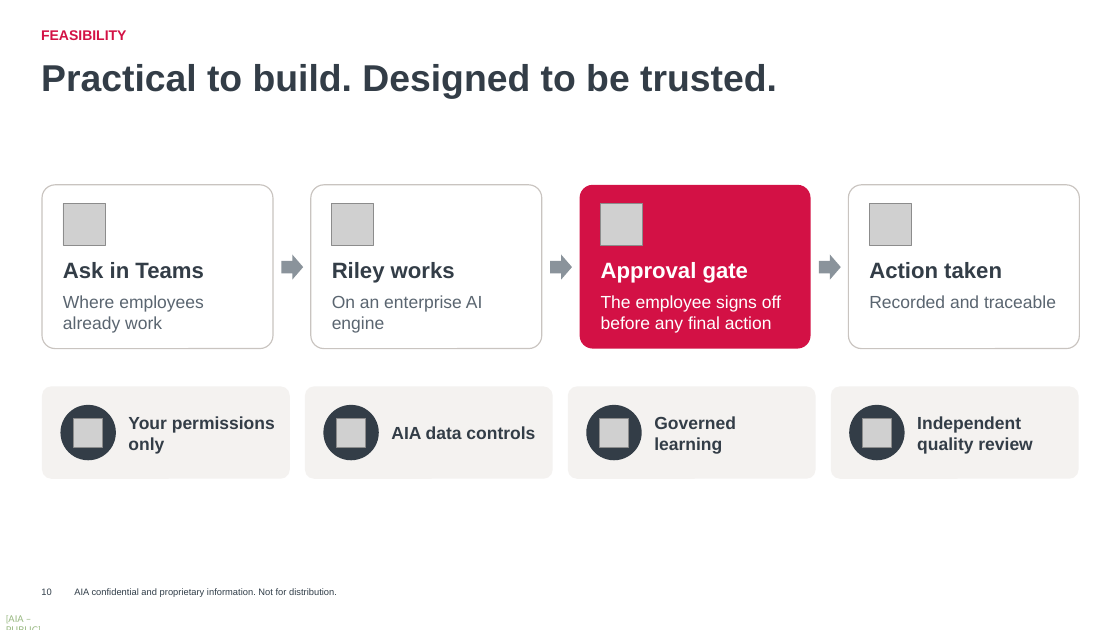
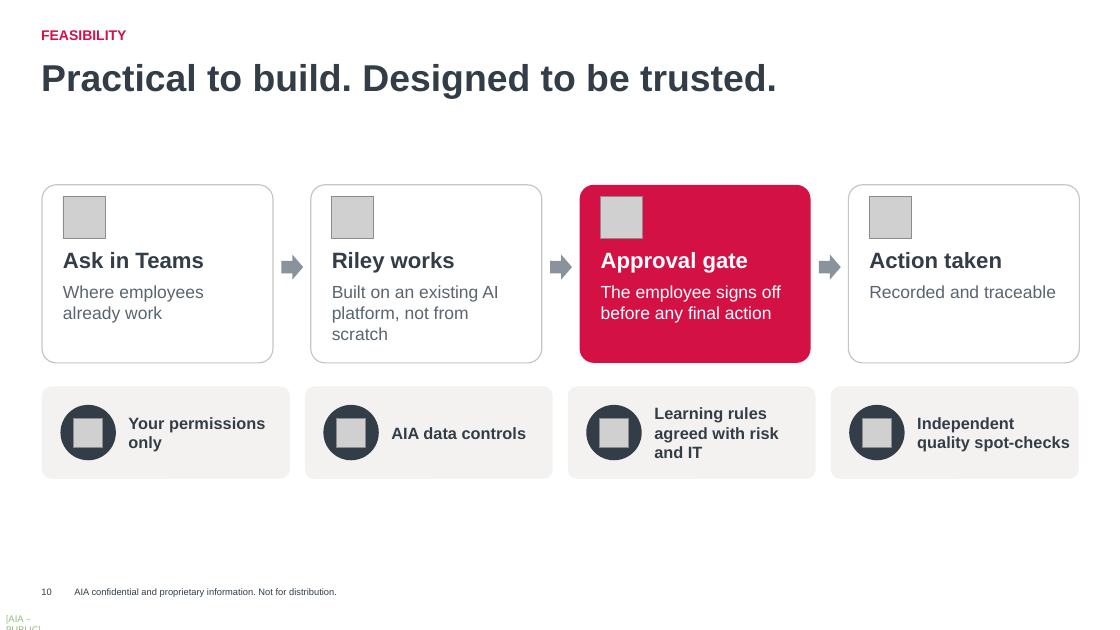
Before and after one commit to harrysokool/playground, a slide deck: slide 10 of ppt/group_inno_award/Riley_Submission_Deck_Opus.pptx. Drawn at 1120x630 pixels with LibreOffice and Linux fonts; fonts in the diff are those of the drawing; grey boxes stand for pictures; background and template pictures are left out. Boxes give left, top, right and bottom in pixels: in the first picture for what was removed or moved away, otherwise in the second. Text is boxed around its words. In the diff, an @@ line names an element or a change of style, - is before the commit and + after.

Commit message:
update ppt

```diff
--- a/ppt/group_inno_award/Riley_Submission_Deck_Opus.pptx
+++ b/ppt/group_inno_award/Riley_Submission_Deck_Opus.pptx
@@ rounded rectangle resized from (x1=42, y1=185, x2=273, y2=349) to (x1=42, y1=185, x2=273, y2=363) @@
@@ rounded rectangle resized from (x1=311, y1=185, x2=542, y2=349) to (x1=311, y1=185, x2=542, y2=363) @@
@@ rounded rectangle resized from (x1=580, y1=185, x2=811, y2=349) to (x1=580, y1=185, x2=811, y2=363) @@
@@ rounded rectangle resized from (x1=849, y1=185, x2=1080, y2=349) to (x1=849, y1=185, x2=1080, y2=363) @@
@@ 4 pictures moved together from (x1=63, y1=203, x2=912, y2=245) to (x1=63, y1=197, x2=912, y2=239) @@
@@ 4 texts moved together from (x1=63, y1=262, x2=1002, y2=283) to (x1=63, y1=252, x2=1002, y2=273) @@
@@ text "Where employees already work" moved from (x1=63, y1=295, x2=204, y2=333) to (x1=63, y1=285, x2=204, y2=323) @@
@@ text at (x1=332, y1=285, x2=498, y2=340): text changed @@
-On an enterprise AI engine
+Built on an existing AI platform, not from scratch
@@ text "The employee signs off before ..." moved from (x1=601, y1=295, x2=781, y2=333) to (x1=601, y1=285, x2=781, y2=323) @@
@@ text "Recorded and traceable" moved from (x1=869, y1=295, x2=1056, y2=308) to (x1=869, y1=285, x2=1056, y2=298) @@
@@ text "Your permissions only" at (x1=128, y1=417, x2=265, y2=452): size 15 to 14 pt @@
@@ text "AIA data controls" at (x1=391, y1=427, x2=526, y2=439): size 15 to 14 pt @@
@@ text at (x1=654, y1=407, x2=779, y2=458): text changed; size 15 to 14 pt @@
-Governed learning
+Learning rules agreed with risk and IT
@@ text at (x1=917, y1=417, x2=1069, y2=452): text changed; size 15 to 14 pt @@
-Independent quality review
+Independent quality spot-checks
```
Also in this commit, not shown: 7 other slides changed.
